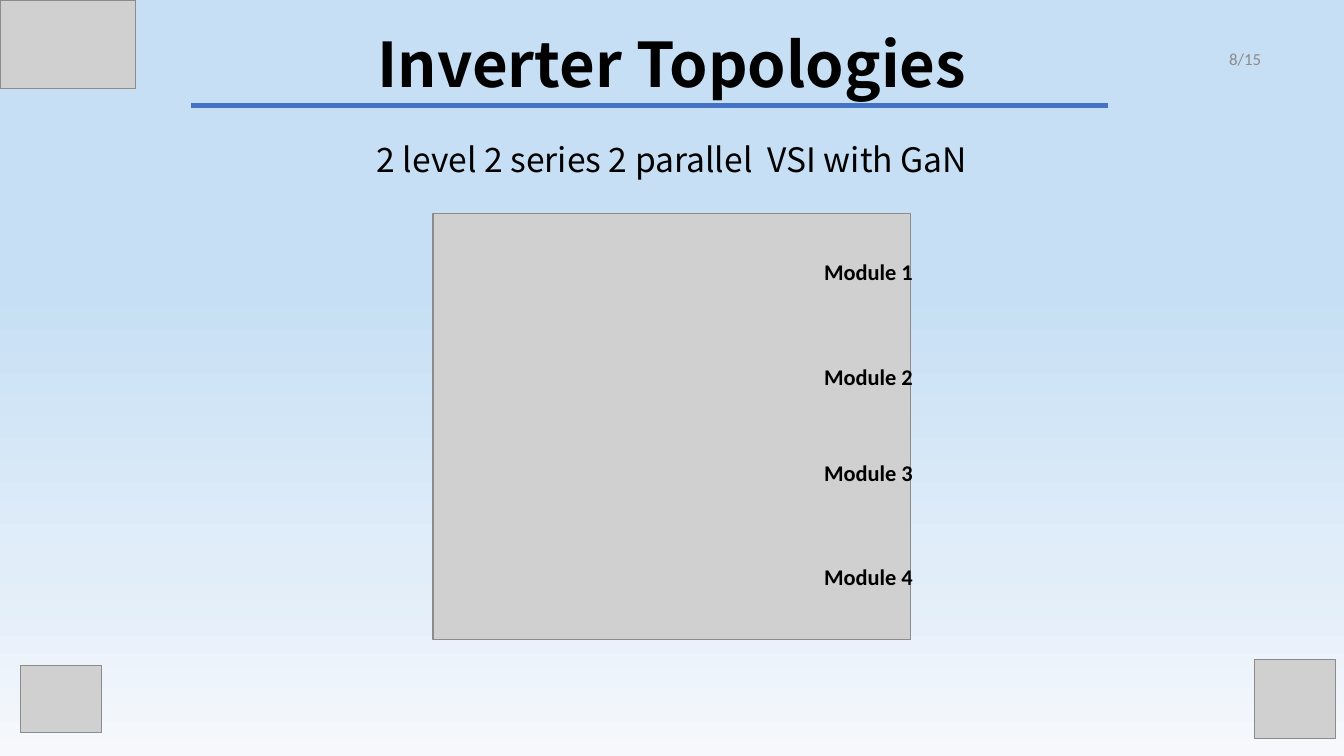
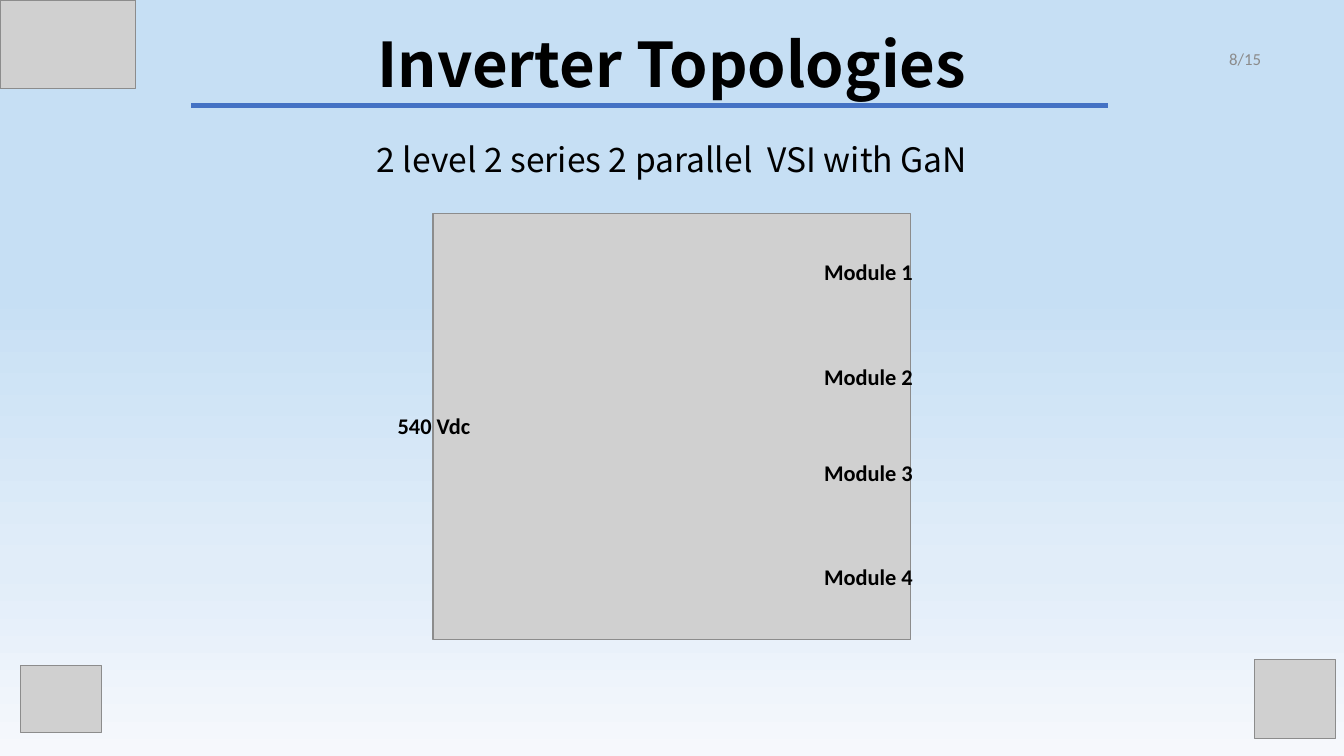
Before and after one commit to hakanpolat/IMMD, a slide deck: slide 8 of Paper/PEMC 2018/presentation/PEMC_2018_presentation.pptx. Drawn at 1344x756 pixels with LibreOffice and Linux fonts; fonts in the diff are those of the drawing; grey boxes stand for pictures. Boxes give left, top, right and bottom in pixels: in the first picture for what was removed or moved away, otherwise in the second. Text is boxed around its words. In the diff, an @@ line names an element or a change of style, - is before the commit and + after.

```diff
--- a/Paper/PEMC 2018/presentation/PEMC_2018_presentation.pptx
+++ b/Paper/PEMC 2018/presentation/PEMC_2018_presentation.pptx
@@ text added at (398, 418, 471, 434), 16 pt, text #000000, bold @@
+540 Vdc
```
Also in this commit, not shown: 2 other slides changed.
